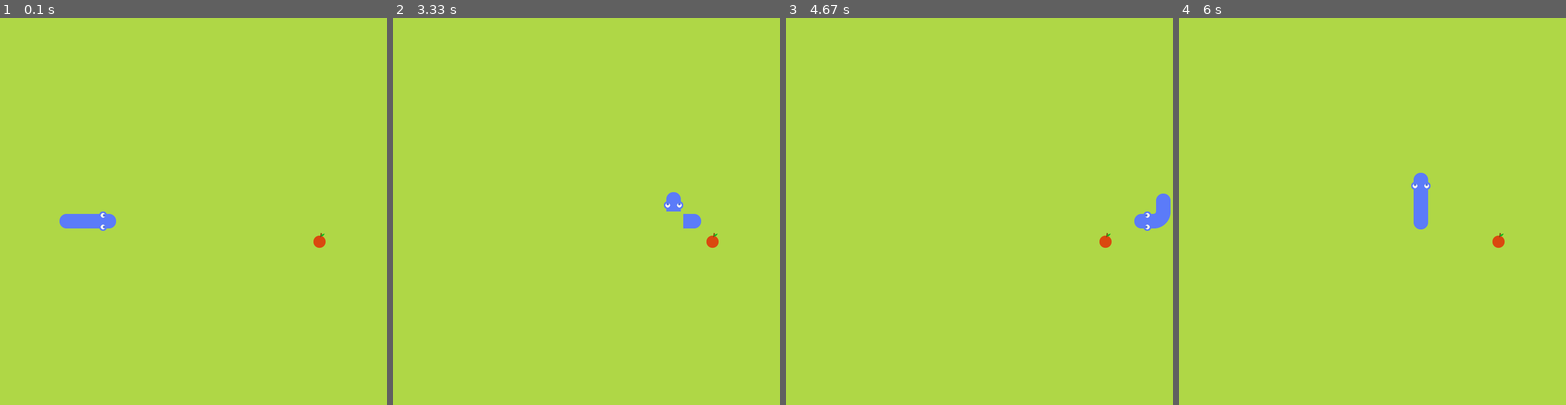
Above: before the commit, frames 1-4 (left to right).
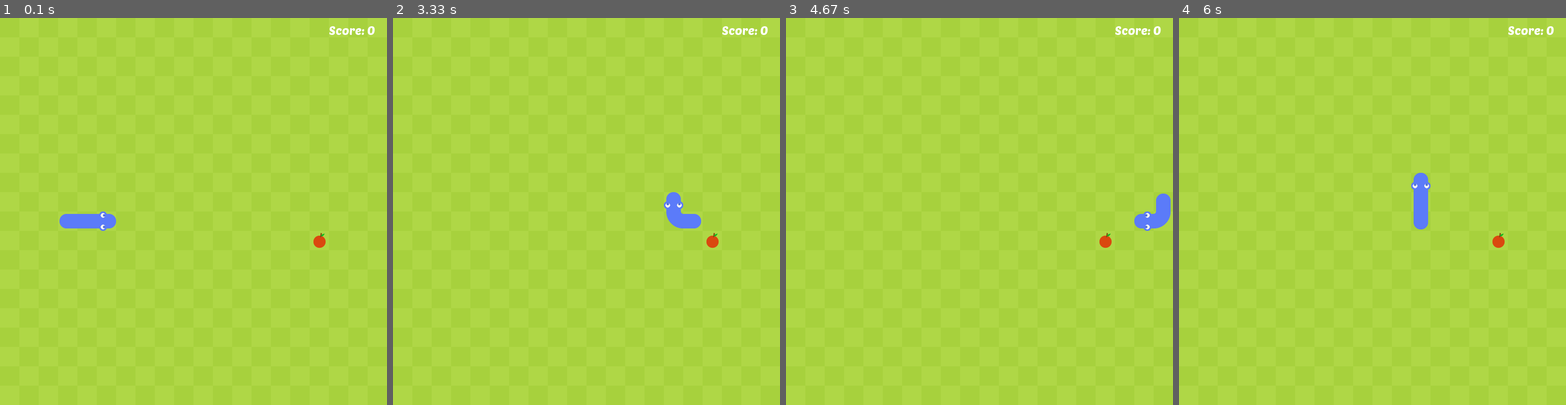
Above: after the commit, the same moments.

Repository: KroshkaLeeroy/PyGameLessons
Game: pygame game, started from Snake/main.py
Same seed, same stepped clock (60 frames per second), same inputs: the game is played once before the commit and once after it.
Inputs:
- Up to frame 1 (0.1 s): no input
- Up to frame 2 (3.33 s): hold Right 0.33-0.8 s; hold Up 0.83-1.3 s; hold Right 1.33-1.8 s; hold Down 2.4-2.7 s; hold Left 2.73-3.13 s; hold Up from 3.17 s (still down)
- Up to frame 3 (4.67 s): release Up at 3.53 s; hold Right 3.57-4.2 s; hold Down 4.23-4.6 s; hold Left from 4.63 s (still down)
- Up to frame 4 (6 s): release Left at 5.1 s; hold Right 5.13-5.6 s; hold Up 5.63-5.93 s; hold Right from 5.97 s (still down)

The runs differ from the first frame. In frame 1, 0.1% of the frame differs, in the area x 85-97%, y 2-5%; in frame 2, 0.3%, in the area x 70-97%, y 2-55%; in frame 3, 0.1%; in frame 4, 0.1%.

Commit message:
Змейка 1 Отрисовка остальных углов змейки 2 Создание фона травы 3 Метод подсчета очков

Diff:
--- a/Snake/main.py
+++ b/Snake/main.py
@@ -30,7 +30,6 @@
 
     def draw_snake(self):
         self.update_head_graphics()
-        # 2 Делаем точно также как и с головой
         self.update_tail_graphics()
 
         for index, block in enumerate(self.body):
@@ -40,28 +39,25 @@
 
             if index == 0:
                 screen.blit(self.head, block_rect)
-            # 1 Теперь нам необходимо ловить местоположение хоста змеи
             elif index == len(self.body) - 1 :
                 screen.blit(self.tail, block_rect)
             else:
-                # 6 Для вертикальных и горизонтальных блоков нам необходимо понимать направление змеи,
-                # его можно узнать из положения впереди стоящего и заднего блоков
                 previous_block = self.body[index + 1] - block
                 next_block = self.body[index - 1] - block
-                # 7 Если первый блок расположен левее или правее заднего блока то рисуем вертикальный
                 if previous_block.x == next_block.x:
                     screen.blit(self.body_vertical, block_rect)
-                # 8 Если первый блок расположен выше или ниже заднего блока рисуем горизонтальный блок
                 if previous_block.y == next_block.y:
                     screen.blit(self.body_horizontal, block_rect)
                 else:
-                    # 9 Если вектор движения по Х первого блока отрицательный
-                    # и вектор заднего блока по У тоже отрицательный
-                    # или вектор движения первого блока по У, отрицательный
-                    # и вектор движения по Х заднего блока тоже отрицательный
+                    # 1) Проделываем то же самое с оставшейся частью направлений
                     if previous_block.x == -1 and next_block.y == -1 or previous_block.y == -1 and next_block.x == -1:
-                        # 10 Рисуем угловой блок
                         screen.blit(self.body_tl,  block_rect)
+                    elif previous_block.x == -1 and next_block.y == 1 or previous_block.y == 1 and next_block.x == -1:
+                        screen.blit(self.body_bl,  block_rect)
+                    elif previous_block.x == 1 and next_block.y == -1 or previous_block.y == -1 and next_block.x == 1:
+                        screen.blit(self.body_tr,  block_rect)
+                    elif previous_block.x == 1 and next_block.y == 1 or previous_block.y == 1 and next_block.x == 1:
+                        screen.blit(self.body_br,  block_rect)
 
     def update_head_graphics(self):
         head_relation = self.body[1] - self.body[0]
@@ -70,16 +66,12 @@
         elif head_relation == Vector2(0, 1): self.head = self.head_up
         elif head_relation == Vector2(0, -1): self.head = self.head_down
 
-    # 3 создаем метод отвечающий за поиск направление хвоста
     def update_tail_graphics(self):
-        # 4 На этот раз берем предпоследний и последний блоки
         tail_relation = self.body[-2] - self.body[-1]
-        # 5 Проделываем тоже самое, что и с головой змеи
         if tail_relation == Vector2(1, 0): self.tail = self.tail_left
         elif tail_relation == Vector2(-1, 0): self.tail = self.tail_right
         elif tail_relation == Vector2(0, 1): self.tail = self.tail_up
         elif tail_relation == Vector2(0, -1): self.tail = self.tail_down
-
 
     def move_snake(self):
         if self.new_block:
@@ -122,6 +114,9 @@
         self.check_fail()
 
     def draw_elements(self):
+        # 15) Отрисовка элементов
+        self.draw_grass()
+        self.draw_score()
         self.fruit.draw_fruit()
         self.snake.draw_snake()
 
@@ -142,11 +137,46 @@
         pygame.quit()
         sys.exit()
 
+    # 2) Создаем метод отрисовки фона
+    def draw_grass(self):
+
+        grass_color = (167, 209, 61)
+        # 3) Итерируемся по клеткам
+        for row in range(cell_number):
+            # 4) Если линия четная
+            if row % 2 == 0:
+                # 5) Итерируемся по блокам
+                for col in range(cell_number):
+                    # 6) Если клетка четная
+                    if col % 2 == 0:
+                        # 7) Создаем прямоугольник и закрашиваем его
+                        block_rect = pygame.Rect(col * cell_size, row * cell_size, cell_size, cell_size)
+                        pygame.draw.rect(screen, grass_color, block_rect)
+            # 8) Если линия не четная
+            else:
+                for col in range(cell_number):
+                    if col % 2 != 0:
+                        block_rect = pygame.Rect(col * cell_size, row * cell_size, cell_size, cell_size)
+                        pygame.draw.rect(screen, grass_color, block_rect)
+
+    # 10) Создаем метод отрисовки подсчета очков
+    def draw_score(self):
+        # 11) Создаем текст подсчета очков
+        score_text = game_font.render("Score: " + str(len(self.snake.body) - 3), True, (255, 255, 255))
+        # 12) Создаем прямоугольник для подсчета очков
+        score_rect = score_text.get_rect()
+        # 13) Размещаем прямоугольник справа сверху
+        score_rect.topleft = (cell_size * cell_number - 120, 10)
+        # 14) Рисуем прямоугольник
+        screen.blit(score_text, score_rect)
+
 
 pygame.init()
 
 clock = pygame.time.Clock()
 apple = pygame.image.load('Graphics/apple.png')
+# 9) создаем шрифт выбрать и скачать можно с Dafont.com
+game_font = pygame.font.Font('Font/PoetsenOne-Regular.ttf', 25)
 
 cell_size = 40
 cell_number = 20
Binary file added: Snake/Font/PoetsenOne-Regular.ttf
